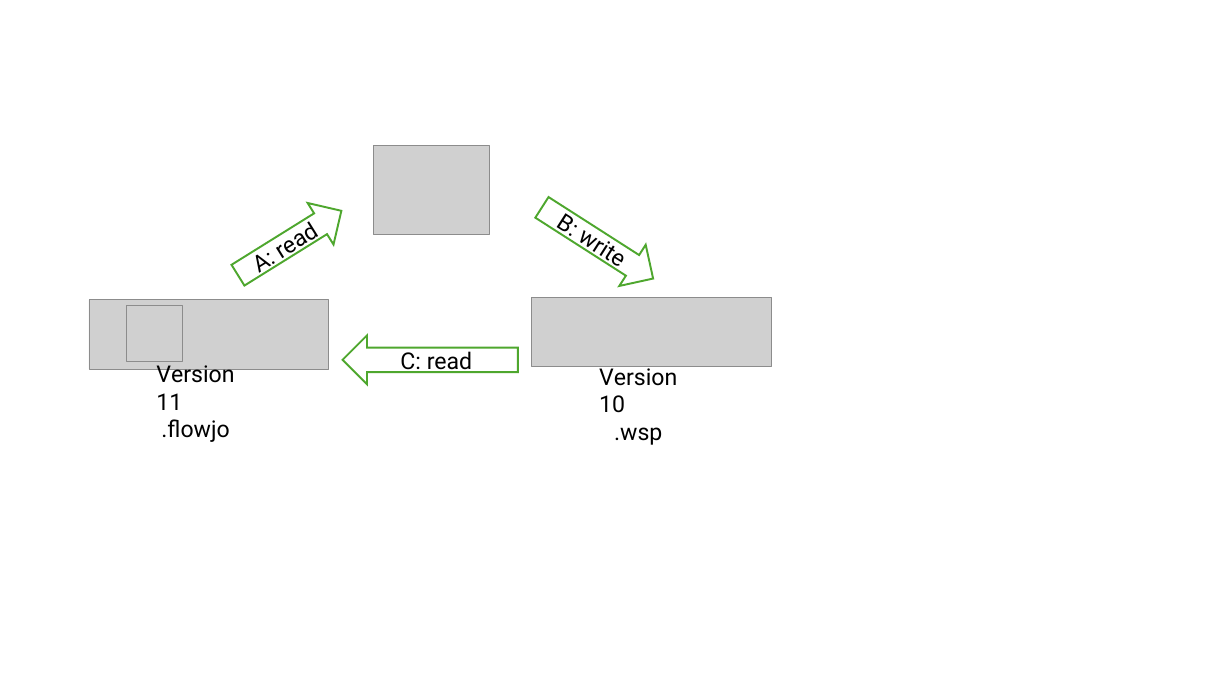
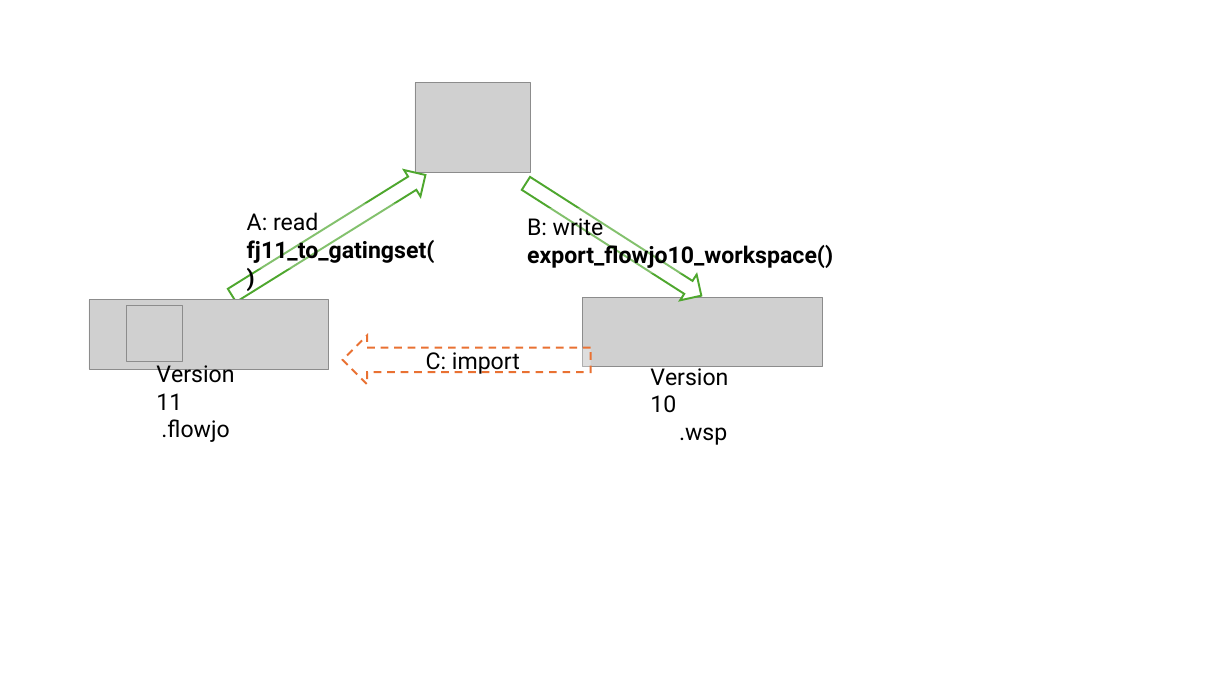
Before and after one commit to BiocStaging/CyFj11, a slide deck: slide 1 of manuscript/Figure1.v2.pptx. Drawn at 1232x693 pixels with LibreOffice and Linux fonts; fonts in the diff are those of the drawing; grey boxes stand for pictures. Boxes give left, top, right and bottom in pixels: in the first picture for what was removed or moved away, otherwise in the second. Text is boxed around its words. In the diff, an @@ line names an element or a change of style, - is before the commit and + after.

```diff
--- a/manuscript/Figure1.v2.pptx
+++ b/manuscript/Figure1.v2.pptx
@@ background #FFFFFF to #FFFFFF at 48% opacity @@
@@ picture: place and size @@
-picture at [373,145,489,235]
+picture at [415,83,531,173]
@@ right arrow: place and size @@
-right arrow at [225,191,355,297]
+right arrow at [223,162,434,309]
@@ right arrow: place and size @@
-right arrow at [529,187,666,300]
+right arrow at [517,171,709,309]
@@ text in right arrow at [555,206,572,240]: text removed @@
-B: write
@@ text added at [247,212,435,263], 18 pt, text #000000, bold @@
+A: read
+fj11_to_gatingset()
@@ text added at [527,215,833,268], 18 pt, text #000000, bold @@
+B: write
+export_flowjo10_workspace()
@@ text in right arrow at [259,253,272,278]: text removed @@
-A: read
@@ picture: place and size @@
-picture at [531,298,772,367]
+picture at [583,298,823,367]
@@ right arrow "C: import": place and size @@
-right arrow "C: import" at [343,335,518,384]
+right arrow "C: import" at [343,335,592,384]
@@ right arrow "C: import" at [343,335,592,384]: fill #FFFFFF to #FFFFFF at 30% opacity; outline #4EA72E 1.5 pt to #E97132 1.5 pt dashed @@
@@ text in right arrow at [426,348,520,374]: text changed @@
-C: read
+C: import
@@ text "Version 10": place and size @@
-text "Version 10" at [599,364,677,445]
+text "Version 10" at [650,364,728,445]
```
Also in this commit, not shown: 6 other files.
